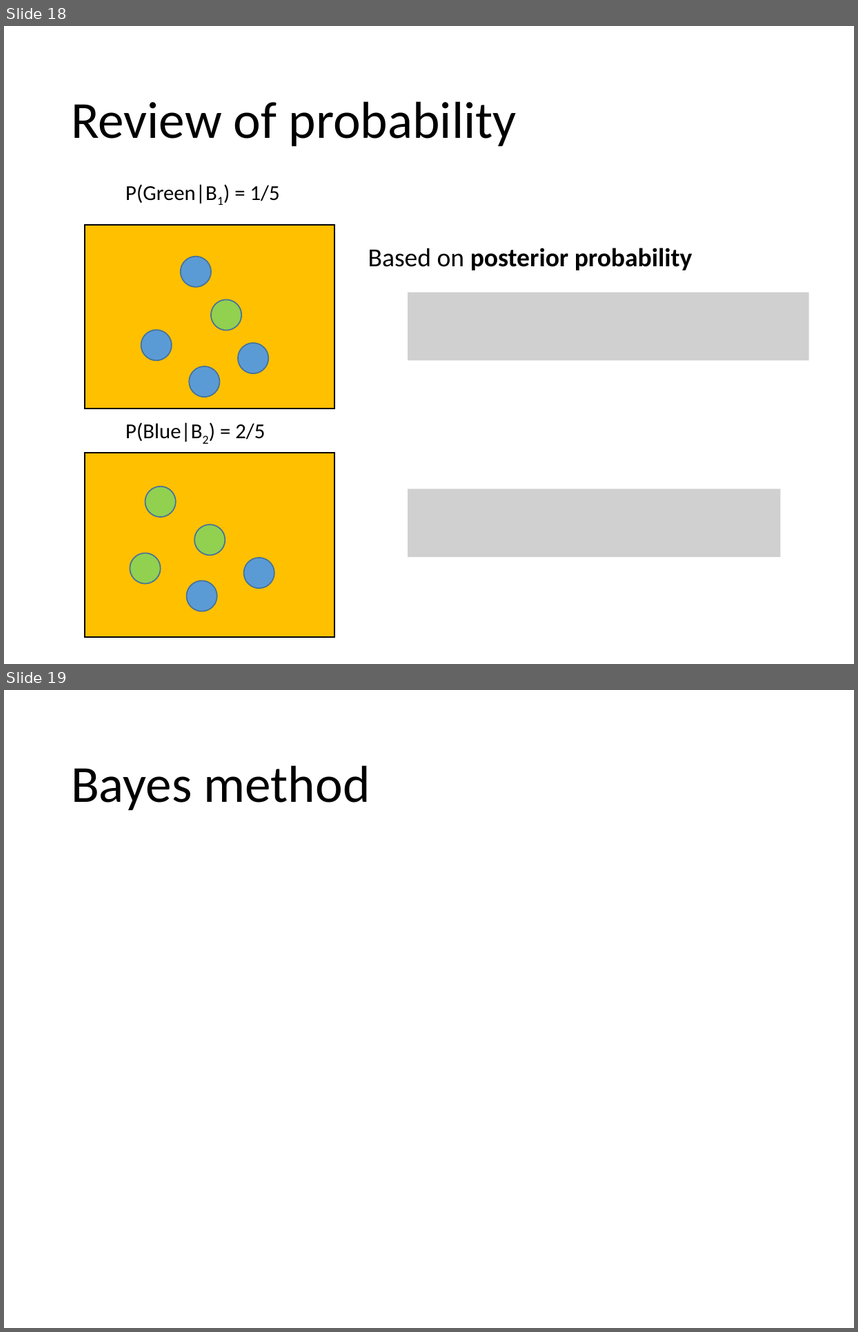
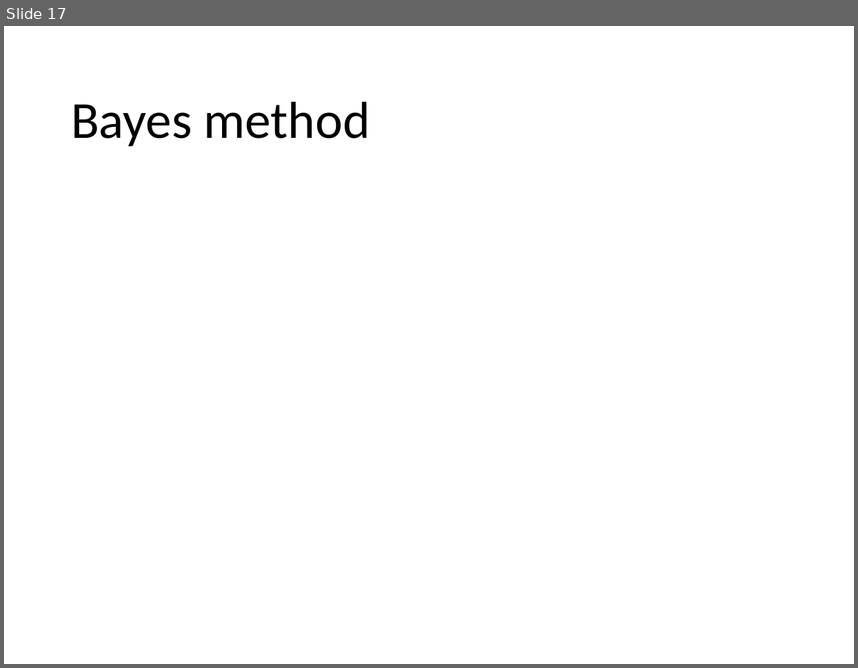
Before and after one commit to hansxiao7/Machine-learning-101, a slide deck: week3/Linear regression.pptx. Shown one above the other, each under a label of ours: slides 18 and 19 before the commit, slide 17 after it. The pictures are 858x1332 and 858x668 pixels, drawn with LibreOffice and Linux fonts; fonts in the diff are those of the drawing; grey boxes stand for pictures. Boxes give left, top, right and bottom in pixels: in the first picture for what was removed or moved away, otherwise in the second. Text is boxed around its words. In the diff, an @@ line names an element or a change of style, - is before the commit and + after.

```diff
--- a/week3/Linear regression.pptx
+++ b/week3/Linear regression.pptx
@@ slide 18 removed at <box>4,26,854,664</box>, background #FFFFFF @@
@@ title removed at <box>71,101,517,146</box> @@
-Review of probability
@@ text removed at <box>125,184,280,203</box> @@
-P(Green|B1) = 1/5
@@ rectangle removed at <box>85,225,335,408</box> @@
@@ text removed at <box>368,247,693,270</box> @@
-Based on posterior probability
@@ ellipse removed at <box>181,256,212,287</box> @@
@@ picture removed at <box>408,292,809,360</box> @@
@@ ellipse removed at <box>212,300,242,330</box> @@
@@ ellipse removed at <box>141,330,172,360</box> @@
@@ ellipse removed at <box>238,343,268,374</box> @@
@@ ellipse removed at <box>190,366,220,397</box> @@
@@ text removed at <box>125,422,265,441</box> @@
-P(Blue|B2) = 2/5
@@ rectangle removed at <box>85,452,335,637</box> @@
@@ ellipse removed at <box>145,486,176,517</box> @@
@@ picture removed at <box>408,488,780,557</box> @@
@@ ellipse removed at <box>194,524,225,555</box> @@
@@ ellipse removed at <box>130,553,161,584</box> @@
@@ ellipse removed at <box>243,557,274,588</box> @@
@@ ellipse removed at <box>187,580,217,611</box> @@
@@ what was slide 19 is now slide 17 @@
```
Also in this commit, not shown: 6 slides changed, 2 slides added, 1 other slide removed.
